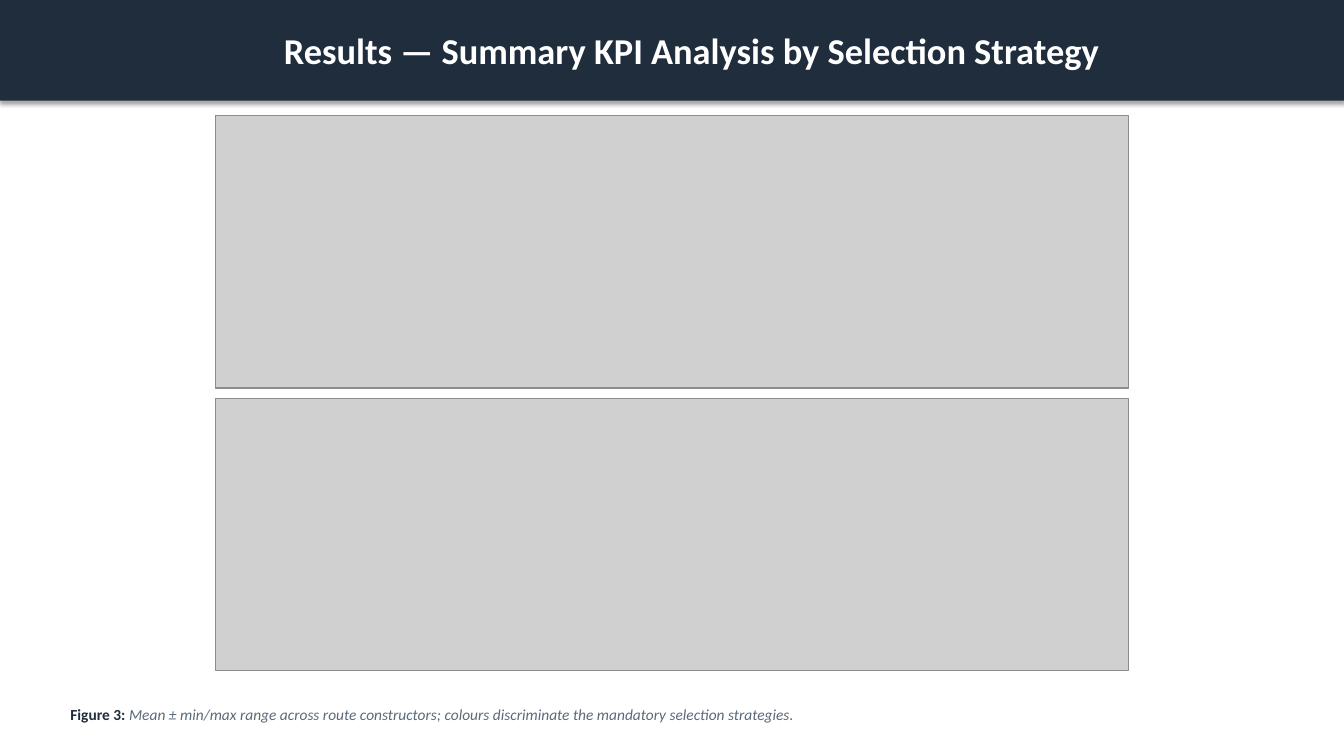
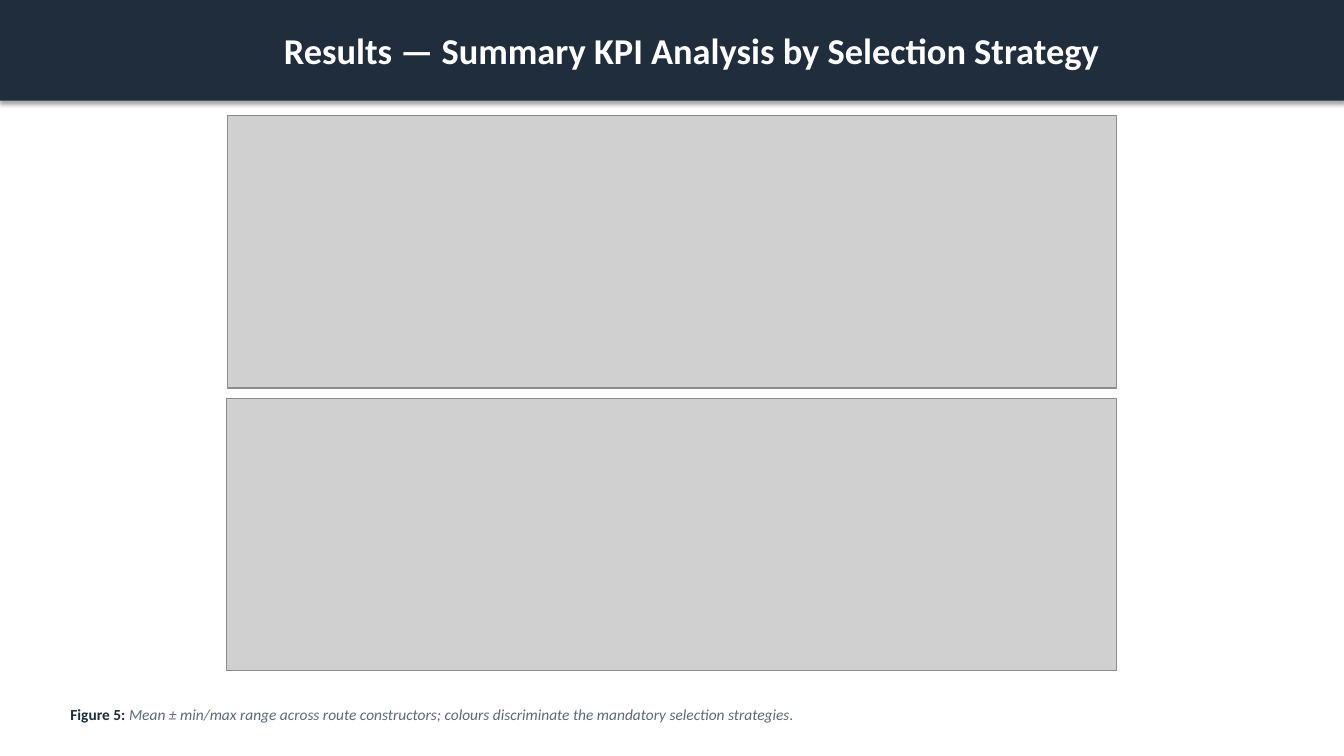
Before and after one commit to ACFHarbinger/WSmartPlus-Route, a slide deck: slide 13 of assets/windows/wsmart_route_results.pptx. Drawn at 1344x756 pixels with LibreOffice and Linux fonts; fonts in the diff are those of the drawing; grey boxes stand for pictures. Boxes give left, top, right and bottom in pixels: in the first picture for what was removed or moved away, otherwise in the second. Text is boxed around its words. In the diff, an @@ line names an element or a change of style, - is before the commit and + after.

```diff
--- a/assets/windows/wsmart_route_results.pptx
+++ b/assets/windows/wsmart_route_results.pptx
@@ picture resized from (x1=216, y1=116, x2=1128, y2=388) to (x1=227, y1=116, x2=1116, y2=388) @@
@@ picture resized from (x1=216, y1=398, x2=1128, y2=670) to (x1=227, y1=398, x2=1117, y2=670) @@
@@ text at (x1=70, y1=709, x2=793, y2=723): text changed @@
-Figure 3: Mean ± min/max range across route constructors; colours discriminate the mandatory selection strategies.
+Figure 5: Mean ± min/max range across route constructors; colours discriminate the mandatory selection strategies.
```
Also in this commit, not shown: 14 other slides changed, 5 slides added, 4 slides removed, 46 other files.
